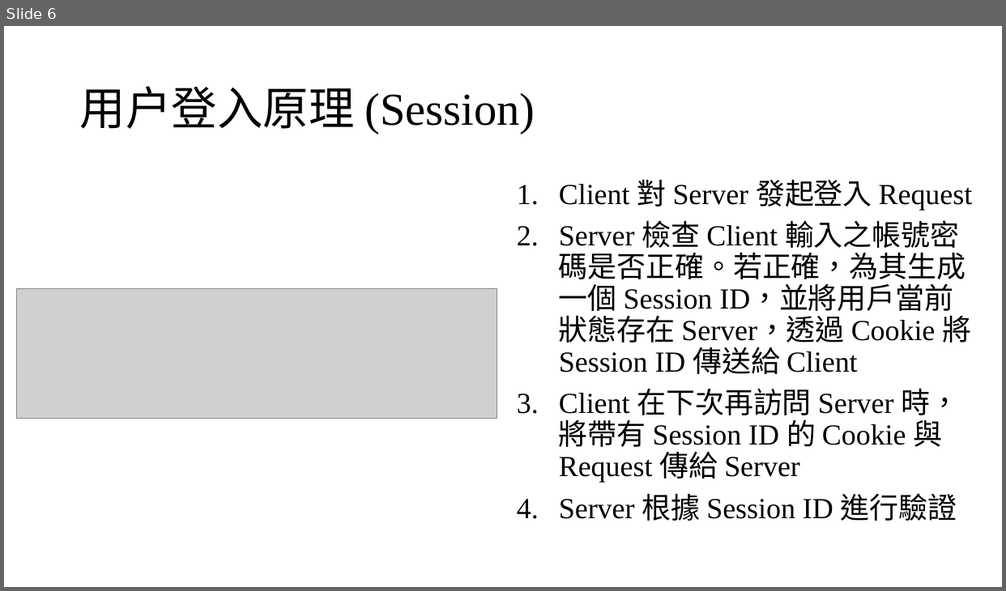
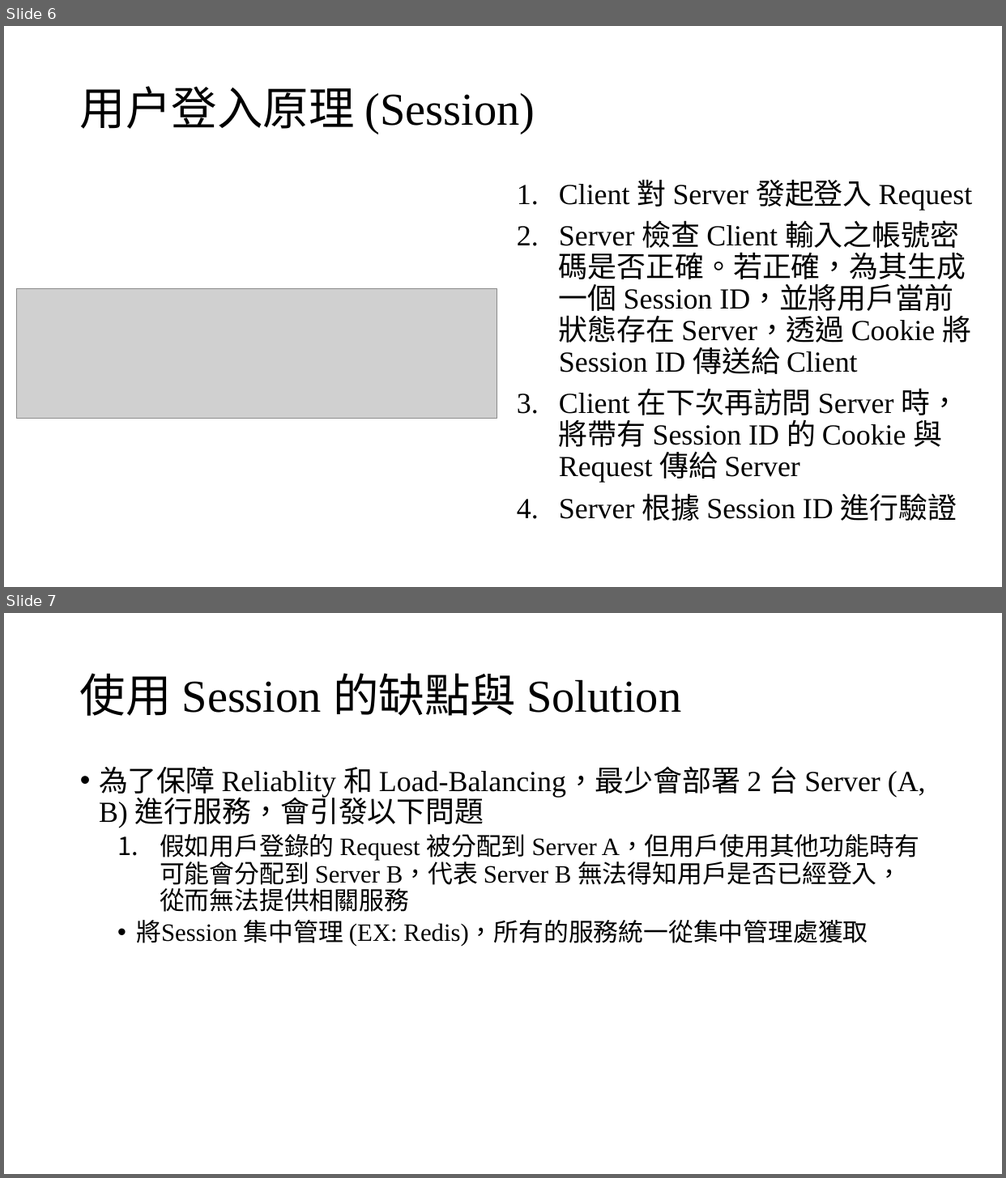
Before and after one commit to ariel055132/Spring, a slide deck: simpleLogin/SpringBoot用戶註冊登入功能.pptx. Shown one above the other, each under a label of ours: slide 6 before the commit, slides 6 and 7 after it. The pictures are 1006x591 and 1006x1178 pixels, drawn with LibreOffice and Linux fonts; fonts in the diff are those of the drawing; grey boxes stand for pictures. Boxes give left, top, right and bottom in pixels: in the first picture for what was removed or moved away, otherwise in the second. Text is boxed around its words. In the diff, an @@ line names an element or a change of style, - is before the commit and + after.

```diff
--- a/simpleLogin/SpringBoot用戶註冊登入功能.pptx
+++ b/simpleLogin/SpringBoot用戶註冊登入功能.pptx
@@ slide 7 added at bbox=[4, 613, 1002, 1174], background #FFFFFF @@
@@ title added at bbox=[80, 673, 681, 716], 44 pt, text #000000 @@
+使用 Session 的缺點與 Solution
@@ text added at bbox=[99, 766, 926, 946], 24 pt, text #000000 @@
+• 為了保障 Reliablity 和 Load-Balancing，最少會部署 2 台 Server (A, B) 進行服務，會引發以下問題
+  1. 假如用戶登錄的 Request 被分配到 Server A，但用戶使用其他功能時有可能會分配到 Server B，代表 Server B 無法得知用戶是否已經登入，從而無法提供相關服務
+  • 將Session 集中管理 (EX: Redis)，所有的服務統一從集中管理處獲取
```
Also in this commit, not shown: 9 slides changed.
